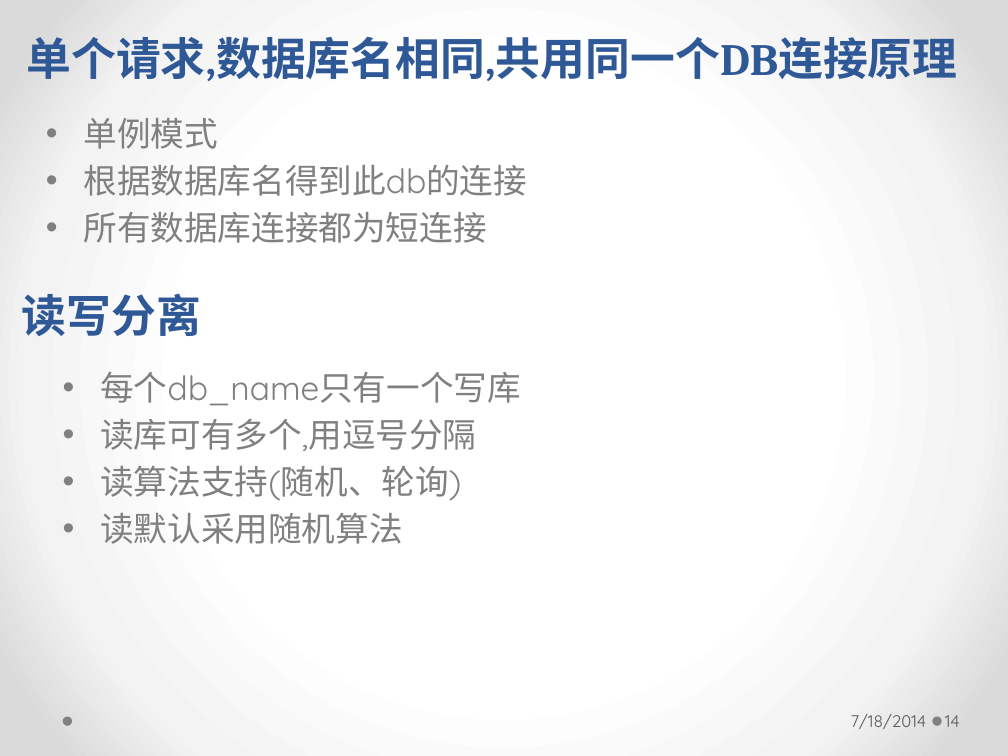
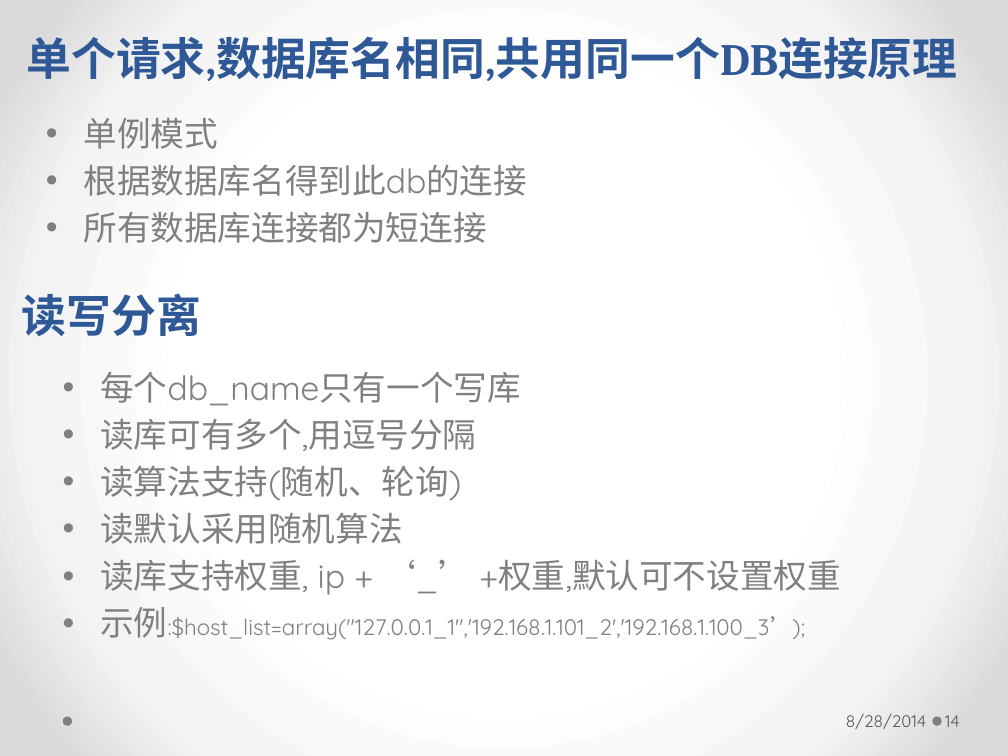
Before and after one commit to longhaisheng/dbroute, a slide deck: slide 14 of dbroute.pptx. Drawn at 1008x756 pixels with LibreOffice and Linux fonts; fonts in the diff are those of the drawing. Boxes give left, top, right and bottom in pixels: in the first picture for what was removed or moved away, otherwise in the second. Text is boxed around its words. In the diff, an @@ line names an element or a change of style, - is before the commit and + after.

```diff
--- a/dbroute.pptx
+++ b/dbroute.pptx
@@ text at <box>100,560,840,640</box>: paragraphs added @@
+• 读库支持权重, ip + ‘_’ +权重,默认可不设置权重
+• 示例:$host_list=array("127.0.0.1_1",'192.168.1.101_2','192.168.1.100_3’);
@@ text at <box>846,714,926,729</box>: text changed @@
-7/18/2014
+8/28/2014
```
Also in this commit, not shown: 23 other slides changed, 3 slides added.
